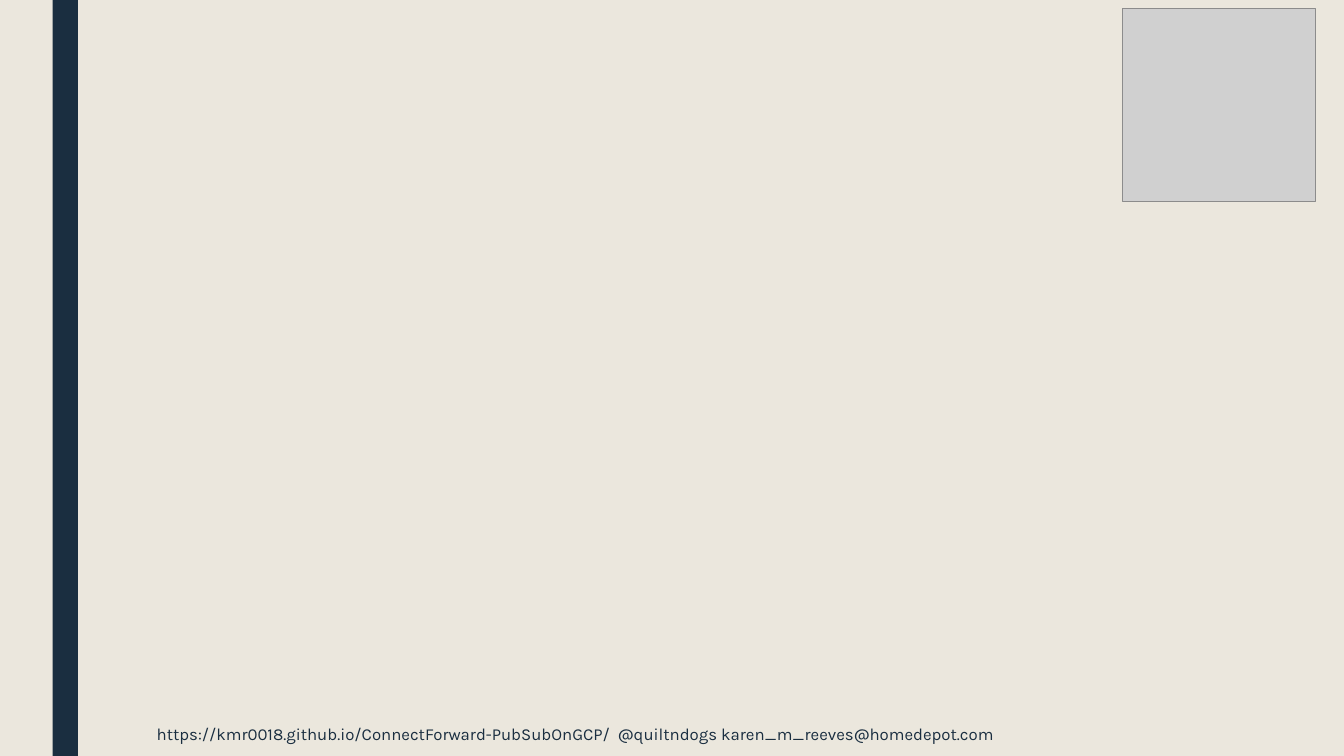
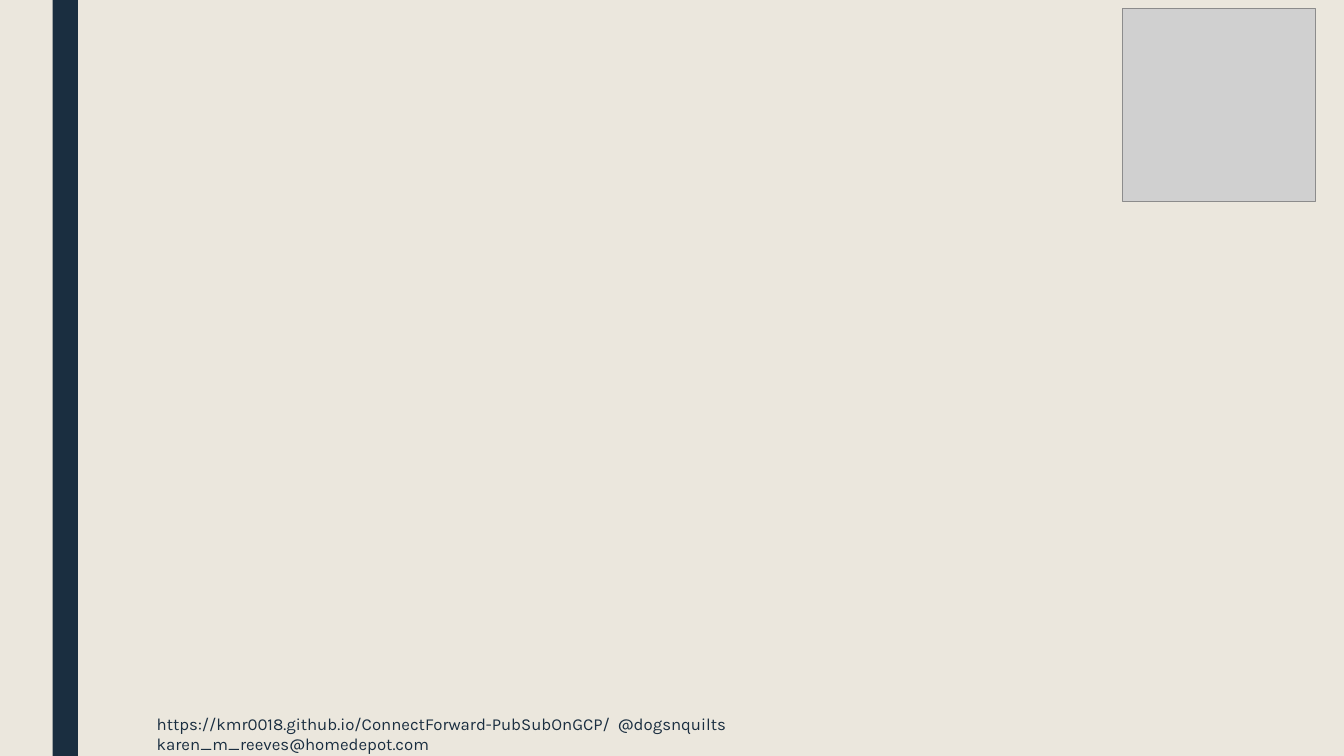
Before and after one commit to kmr0018/ConnectForward-PubSubOnGCP, a slide deck: slide 5 of PubSubGcpPresentation.pptx. Drawn at 1344x756 pixels with LibreOffice and Linux fonts; fonts in the diff are those of the drawing; grey boxes stand for pictures; background and template pictures are left out. Boxes give left, top, right and bottom in pixels: in the first picture for what was removed or moved away, otherwise in the second. Text is boxed around its words. In the diff, an @@ line names an element or a change of style, - is before the commit and + after.

```diff
--- a/PubSubGcpPresentation.pptx
+++ b/PubSubGcpPresentation.pptx
@@ text at [157,717,726,754]: text changed @@
-https://kmr0018.github.io/ConnectForward-PubSubOnGCP/ @quiltndogs karen_m_reeves@homedepot.com
+https://kmr0018.github.io/ConnectForward-PubSubOnGCP/ @dogsnquilts karen_m_reeves@homedepot.com
```
Also in this commit, not shown: 13 other slides changed.
